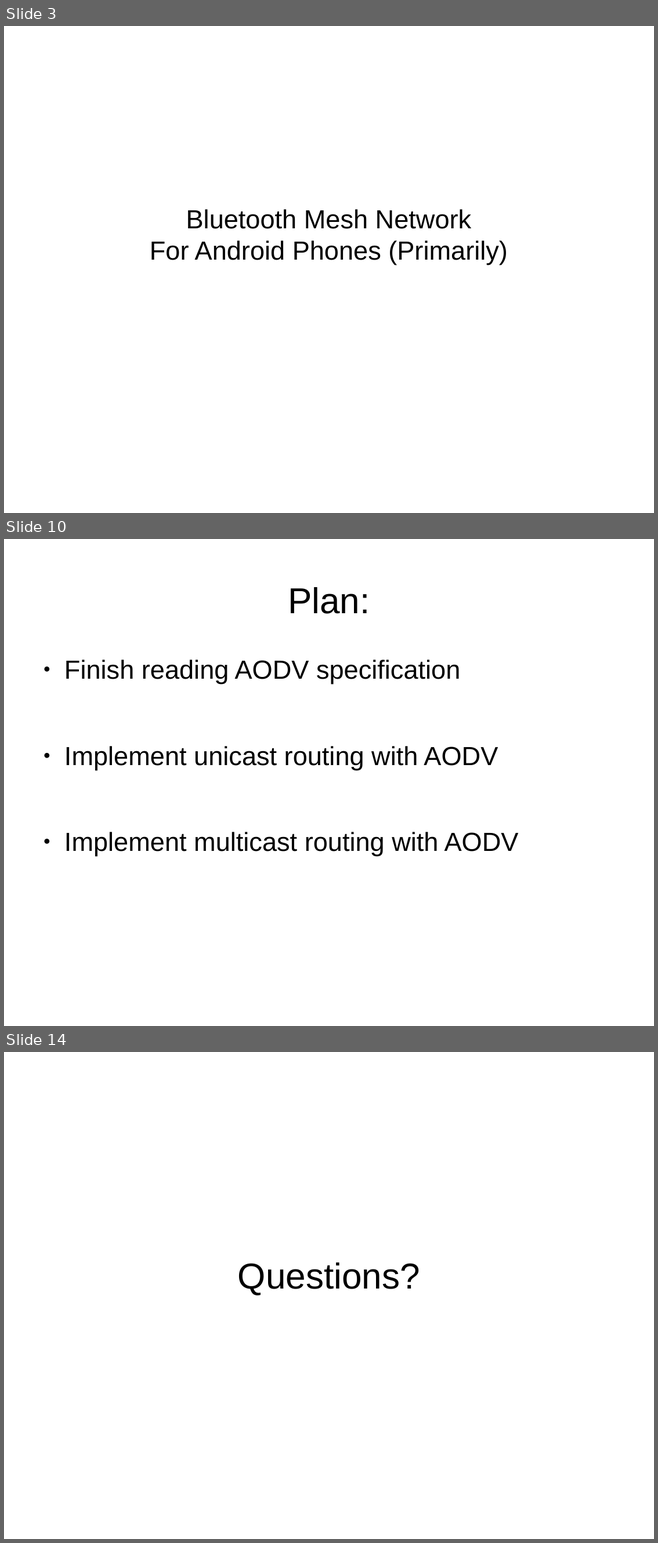
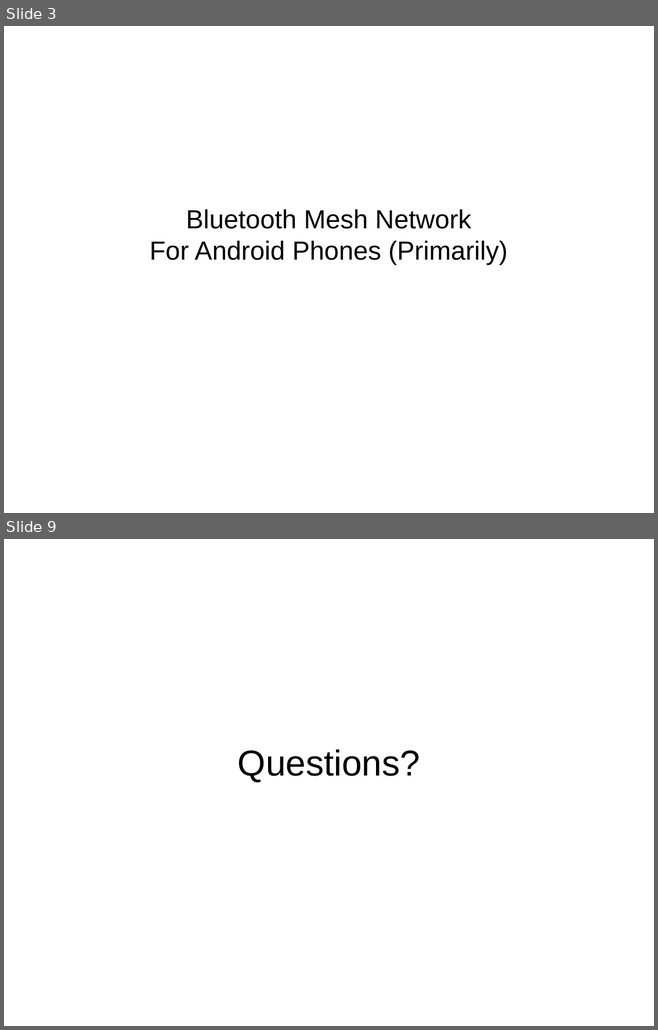
Before and after one commit to schnej7/Blue-Mesh, a slide deck: Presentations/RCOS_Presentation_2-5-2013.odp. Shown one above the other, each under a label of ours: slides 3, 10 and 14 before the commit, slides 3 and 9 after it; the slides between them are not shown. The pictures are 658x1543 and 658x1030 pixels, drawn with LibreOffice and Linux fonts; fonts in the diff are those of the drawing. Boxes give left, top, right and bottom in pixels: in the first picture for what was removed or moved away, otherwise in the second. Text is boxed around its words. In the diff, an @@ line names an element or a change of style, - is before the commit and + after.

Commit message:
Presentation updated for 4-23-13

```diff
--- a/Presentations/RCOS_Presentation_2-5-2013.odp
+++ b/Presentations/RCOS_Presentation_2-5-2013.odp
@@ slide 10 removed at (4,539,654,1026), background #FFFFFF @@
@@ title removed at (288,587,369,614) @@
-Plan:
@@ text removed at (64,660,518,856) @@
-● Finish reading AODV specification
-● Implement unicast routing with AODV
-● Implement multicast routing with AODV
@@ what was slide 14 is now slide 9 @@
```
Also in this commit, not shown: 5 slides added, 9 other slides removed.
